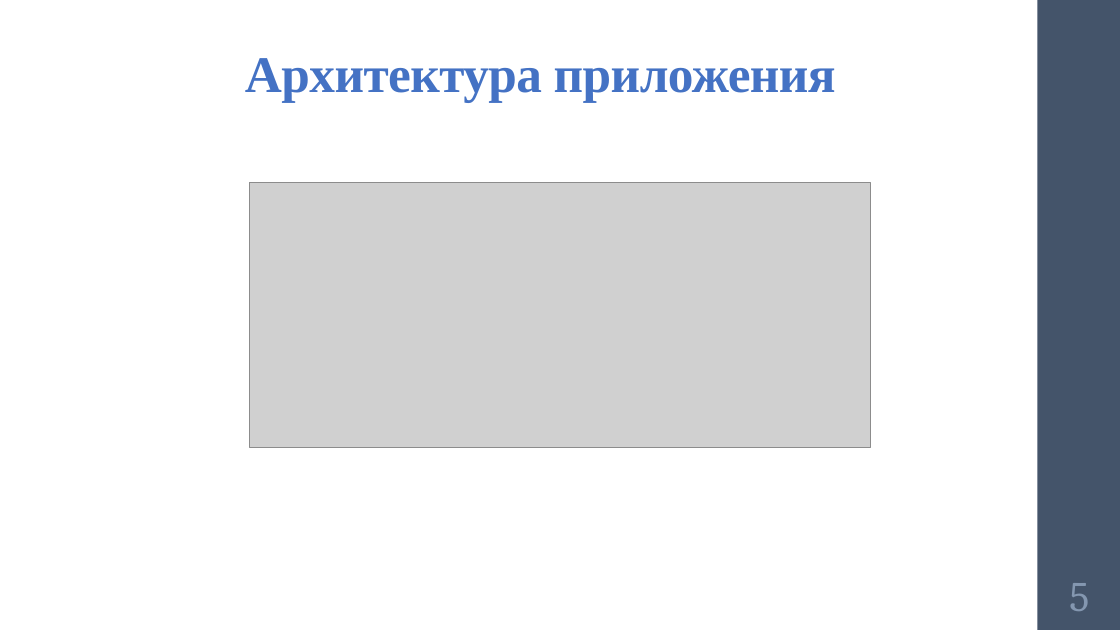
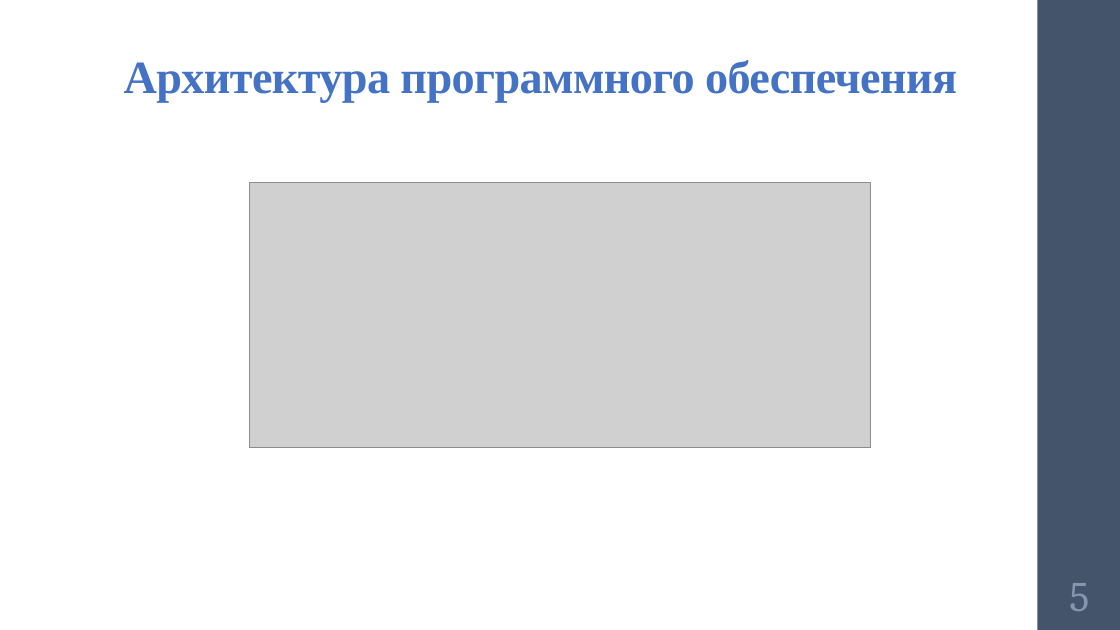
Before and after one commit to polyakovGit/BackupSystem, a slide deck: slide 5 of Razrabotka_PO_PresentationV5.pptx. Drawn at 1120x630 pixels with LibreOffice and Linux fonts; fonts in the diff are those of the drawing; grey boxes stand for pictures. Boxes give left, top, right and bottom in pixels: in the first picture for what was removed or moved away, otherwise in the second. Text is boxed around its words. In the diff, an @@ line names an element or a change of style, - is before the commit and + after.

```diff
--- a/Razrabotka_PO_PresentationV5.pptx
+++ b/Razrabotka_PO_PresentationV5.pptx
@@ title at [124,60,957,102]: text changed; size 44 to 39.6 pt @@
-Архитектура приложения
+Архитектура программного обеспечения
```
Also in this commit, not shown: 1 other slide changed, 23 other files.
